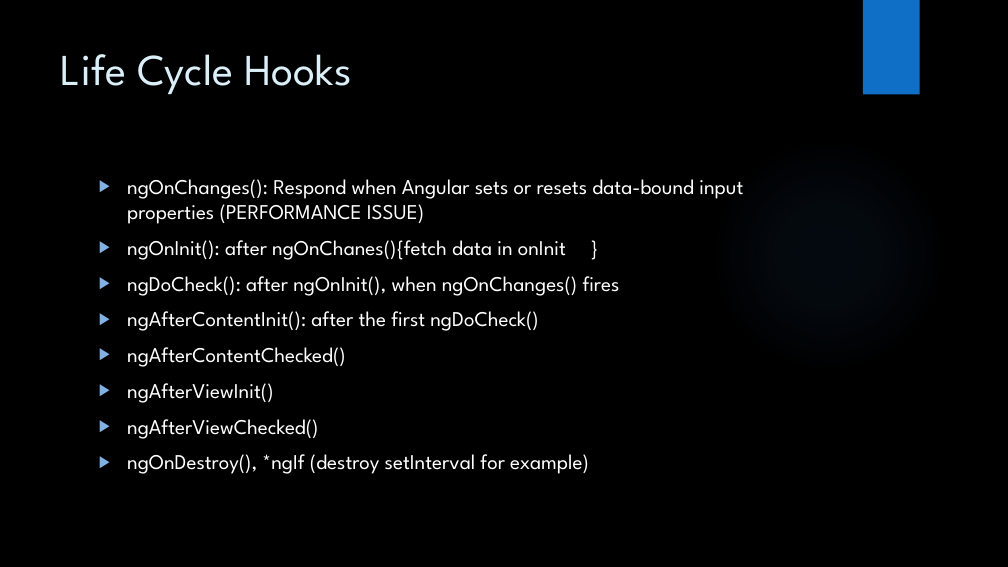
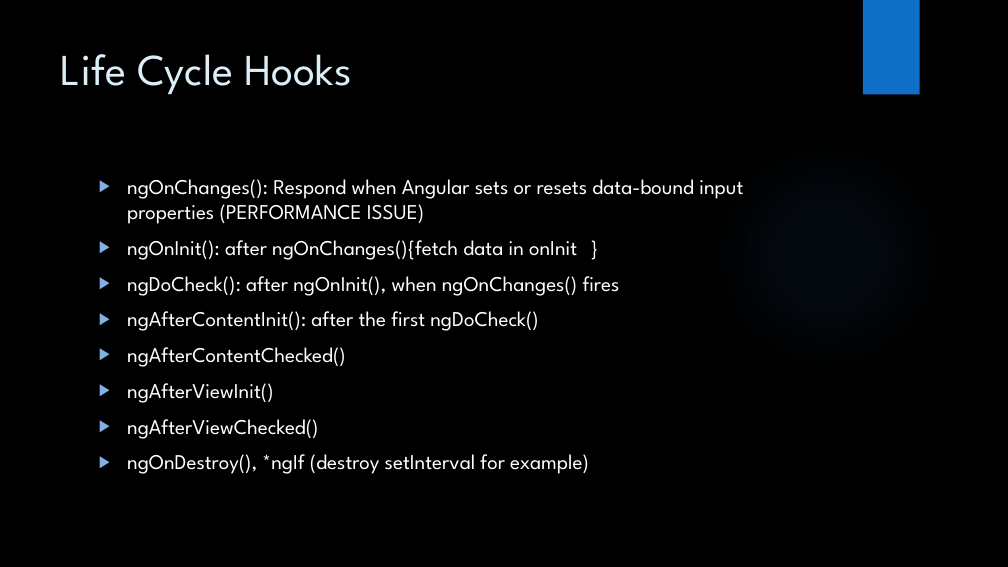
Before and after one commit to ramymibrahim/Full-Stack-HTML, a slide deck: slide 21 of Angular Course.pptx. Drawn at 1008x567 pixels with LibreOffice and Linux fonts; fonts in the diff are those of the drawing; background and template pictures are left out. Boxes give left, top, right and bottom in pixels: in the first picture for what was removed or moved away, otherwise in the second. Text is boxed around its words. In the diff, an @@ line names an element or a change of style, - is before the commit and + after.

```diff
--- a/Angular Course.pptx
+++ b/Angular Course.pptx
@@ text at box(127, 240, 577, 260): text changed @@
-▶ ngOnInit(): after ngOnChanes(){fetch data in onInit }
+▶ ngOnInit(): after ngOnChanges(){fetch data in onInit }
```
Also in this commit, not shown: 50 other files.
